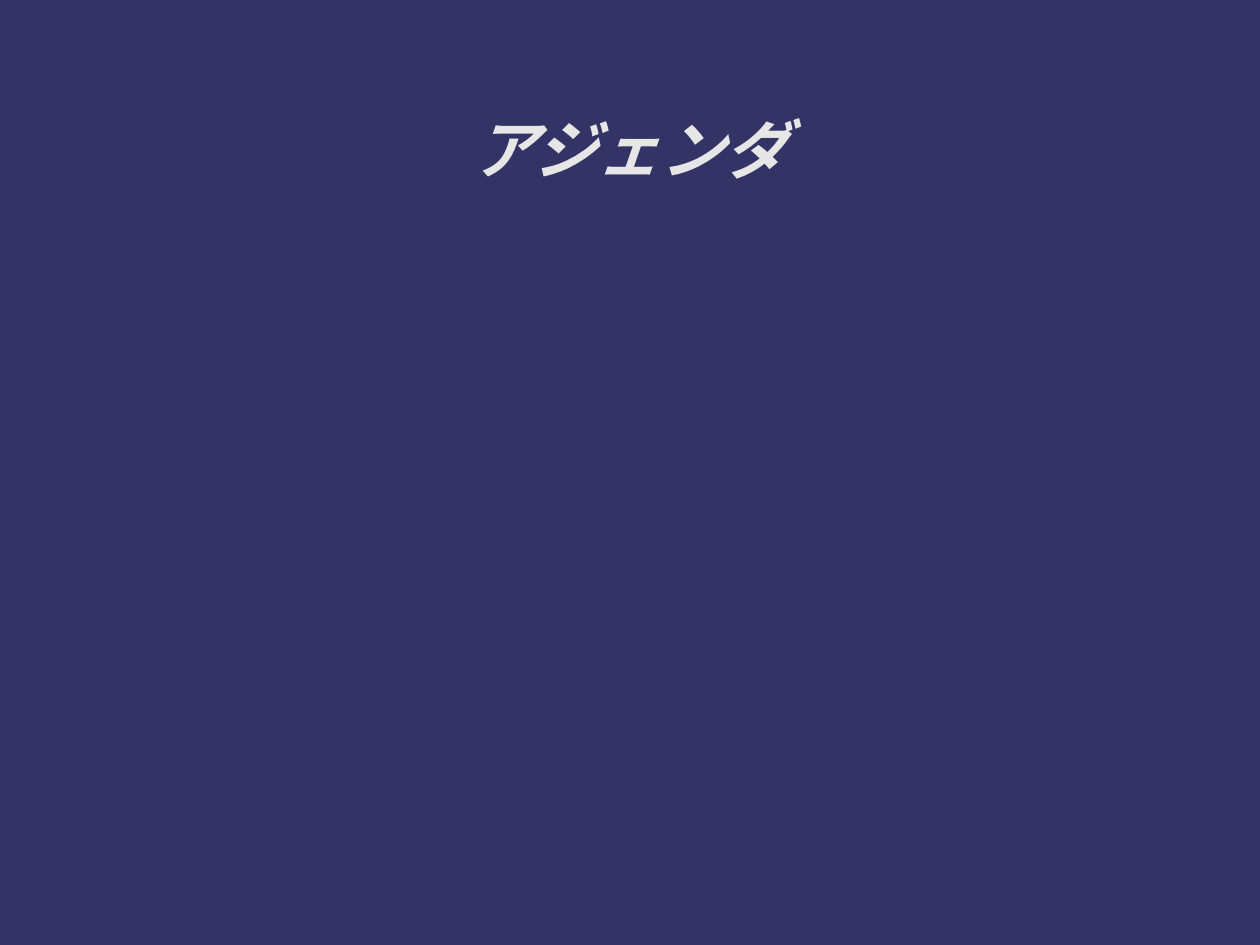
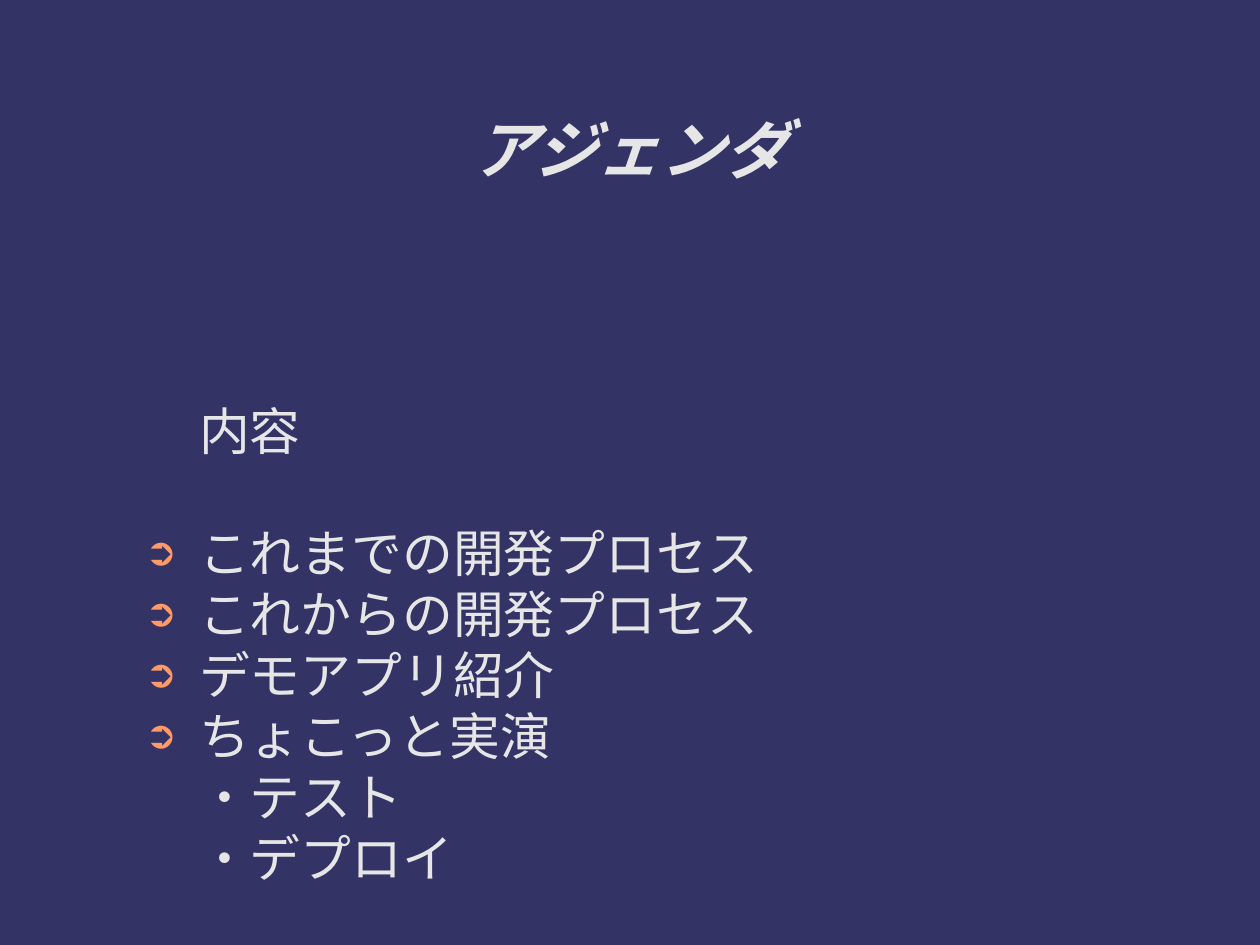
Before and after one commit to ichylinux/daddy, a slide deck: slide 2 of doc/concept.odp. Drawn at 1260x945 pixels with LibreOffice and Linux fonts; fonts in the diff are those of the drawing. Boxes give left, top, right and bottom in pixels: in the first picture for what was removed or moved away, otherwise in the second. Text is boxed around its words. In the diff, an @@ line names an element or a change of style, - is before the commit and + after.

```diff
--- a/doc/concept.odp
+++ b/doc/concept.odp
@@ text added at (199,407,758,880), 32 pt, text #E6E6E6 @@
+内容
+➲ これまでの開発プロセス
+➲ これからの開発プロセス
+➲ デモアプリ紹介
+➲ ちょこっと実演
+  ・テスト
+  ・デプロイ
```
Also in this commit, not shown: 7 other slides changed.
